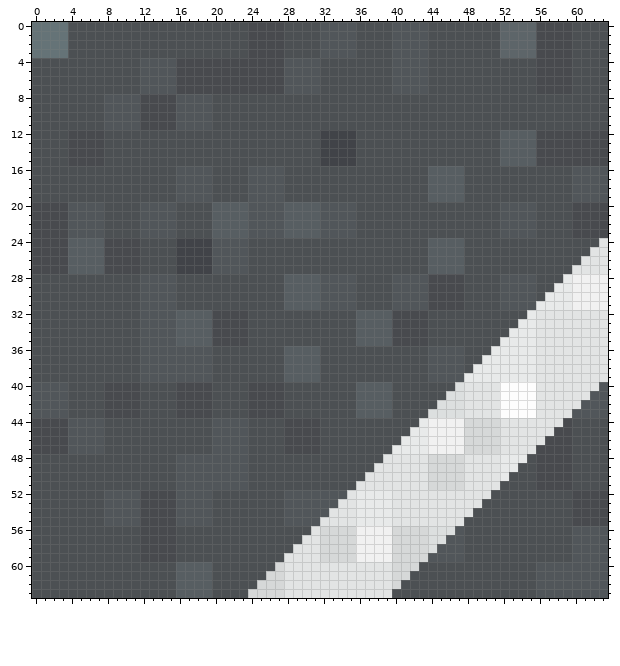
Pixel-art sprite, stored at RoadPackPlus/RoadPackPlus[RES]/textures/blocks/concrete_powder_gray_white_line_slanting_a.png. Above: the version before the commit.
The file is 64x64 pixels. Colours within 5 levels of each other are drawn and written as one.
Now the later version:
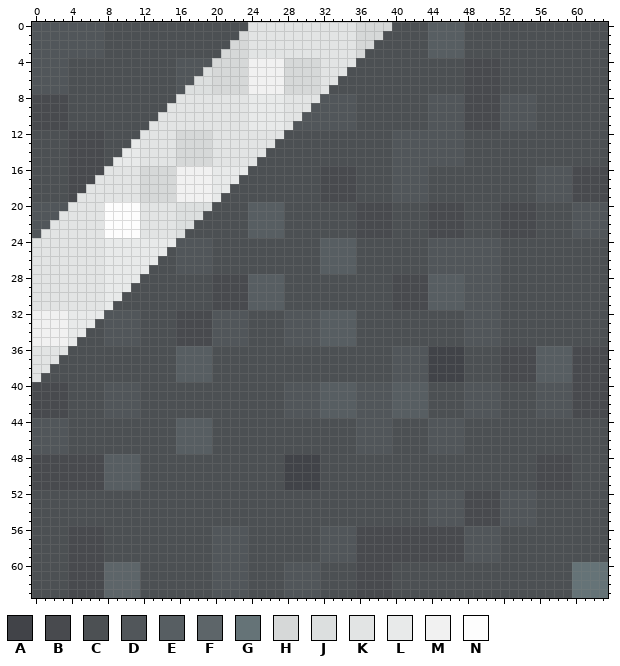
Palette (. is transparent): A #414348  B #484a4e  C #4c5053  D #51565a  E #575e62  F #5d6569  G #657377  H #d6d8d8  J #dcdfdf  K #e2e4e4  L #e8eaea  M #f1f1f1  N #fdfdfd
The exact change:
Changed rows in their new state; - is an unchanged pixel.
first column x 0:
 0 DDDDDDDD----------------KKKKKKKKKKKKHHHHCCCCEEEE----CCCCCCCC----
 1 DDDDDDDD---------------HKKKKKKKKKKKKHHH-CCCCEEEE----CCCCCCCC----
 2 DDDDDDDD--------------HHKKKKKKKKKKKKHH--CCCCEEEE----CCCCCCCC----
 3 DDDDDDDD-------------HHHKKKKKKKKKKKKH---CCCCEEEE----CCCCCCCC----
 4 DDDD--------CCCCDDDDHHHHMMMMHHHHKKKK----CCCC----BBBB----CCCC----
 5 DDDD--------CCCCDDDJHHHHMMMMHHHHKKK-----CCCC----BBBB----CCCC----
 6 DDDD--------CCCCDDJJHHHHMMMMHHHHKK------CCCC----BBBB----CCCC----
 7 DDDD--------CCCCDJJJHHHHMMMMHHHHK-------CCCC----BBBB----CCCC----
 8 BBBB----CCCCCCCCKKKKKKKKLLLLKKKKDDDD--------DDDDBBBBDDDD--------
 9 BBBB----CCCCCCCKKKKKKKKKLLLLKKKDDDDD--------DDDDBBBBDDDD--------
10 BBBB----CCCCCCKKKKKKKKKKLLLLKKDDDDDD--------DDDDBBBBDDDD--------
11 BBBB----CCCCCKKKKKKKKKKKLLLLKDDDDDDD--------DDDDBBBBDDDD--------
12 ------------KKKKHHHHKKKKKKKK----CCCC----DDDDDDDD----CCCCCCCCCCCC
13 -----------LKKKKHHHHKKKKKKK-----CCCC----DDDDDDDD----CCCCCCCCCCCC
14 ----------LLKKKKHHHHKKKKKK------CCCC----DDDDDDDD----CCCCCCCCCCCC
15 ---------LLLKKKKHHHHKKKKK-------CCCC----DDDDDDDD----CCCCCCCCCCCC
16 ----BBBBKKKKHHHHMMMMLLLLCCCC----BBBB----DDDDCCCC--------DDDDBBBB
17 ----BBBKKKKKHHHHMMMMLLL-CCCC----BBBB----DDDDCCCC--------DDDDBBBB
18 ----BBKKKKKKHHHHMMMMLL--CCCC----BBBB----DDDDCCCC--------DDDDBBBB
19 ----BKKKKKKKHHHHMMMML---CCCC----BBBB----DDDDCCCC--------DDDDBBBB
20 DDDDKKKKNNNNKKKKJJJJCCCCEEEECCCCCCCCBBBB----BBBB----BBBB----DDDD
21 DDDKKKKKNNNNKKKKJJJ-CCCCEEEECCCCCCCCBBBB----BBBB----BBBB----DDDD
22 DDKKKKKKNNNNKKKKJJ--CCCCEEEECCCCCCCCBBBB----BBBB----BBBB----DDDD
23 DKKKKKKKNNNNKKKKJ---CCCCEEEECCCCCCCCBBBB----BBBB----BBBB----DDDD
24 KKKKKKKKLLLLLLLLDDDDCCCC--------EEEE--------DDDDDDDD-----------C
25 KKKKKKKKLLLLLLL-DDDDCCCC--------EEEE--------DDDDDDDD----------CC
26 KKKKKKKKLLLLLL--DDDDCCCC--------EEEE--------DDDDDDDD---------CCC
27 KKKKKKKKLLLLL---DDDDCCCC--------EEEE--------DDDDDDDD--------CCCC
28 KKKKKKKKLLLLCCCC----BBBBEEEECCCCCCCC----BBBBEEEEDDDDCCCC---CCCCC
29 KKKKKKKKLLL-CCCC----BBBBEEEECCCCCCCC----BBBBEEEEDDDDCCCC--CCCCCC
30 KKKKKKKKLL--CCCC----BBBBEEEECCCCCCCC----BBBBEEEEDDDDCCCC-CCCCCCC
31 KKKKKKKKL---CCCC----BBBBEEEECCCCCCCC----BBBBEEEEDDDDCCCCCCCCCCCC
32 MMMMLLLLDDDDCCCCBBBBDDDD----DDDDEEEECCCCCCCC----DDDD---CCCCCCCCC
33 MMMMLLL-DDDDCCCCBBBBDDDD----DDDDEEEECCCCCCCC----DDDD--CCCCCCCCCC
34 MMMMLL--DDDDCCCCBBBBDDDD----DDDDEEEECCCCCCCC----DDDD-CCCCCCCCCCC
35 MMMML---DDDDCCCCBBBBDDDD----DDDDEEEECCCCCCCC----DDDDCCCCCCCCCCCC
36 KKKK--------CCCCEEEE--------CCCC--------DDDDAAAA---CBBBBEEEEBBBB
37 KKK---------CCCCEEEE--------CCCC--------DDDDAAAA--CCBBBBEEEEBBBB
38 KK----------CCCCEEEE--------CCCC--------DDDDAAAA-CCCBBBBEEEEBBBB
39 K-----------CCCCEEEE--------CCCC--------DDDDAAAACCCCBBBBEEEEBBBB
40 BBBB----DDDD----CCCC----CCCCDDDDEEEEDDDDEEEE---CDDDDCCCCDDDDBBBB
41 BBBB----DDDD----CCCC----CCCCDDDDEEEEDDDDEEEE--CCDDDDCCCCDDDDBBBB
42 BBBB----DDDD----CCCC----CCCCDDDDEEEEDDDDEEEE-CCCDDDDCCCCDDDDBBBB
43 BBBB----DDDD----CCCC----CCCCDDDDEEEEDDDDEEEECCCCDDDDCCCCDDDDBBBB
44 DDDDCCCC--------EEEECCCC----CCCC----DDDD---CDDDDCCCCCCCCCCCC----
45 DDDDCCCC--------EEEECCCC----CCCC----DDDD--CCDDDDCCCCCCCCCCCC----
46 DDDDCCCC--------EEEECCCC----CCCC----DDDD-CCCDDDDCCCCCCCCCCCC----
47 DDDDCCCC--------EEEECCCC----CCCC----DDDDCCCCDDDDCCCCCCCCCCCC----
48 BBBBBBBBEEEE----CCCCCCCC----AAAA-------CCCCCCCCCCCCCCCC---------
49 BBBBBBBBEEEE----CCCCCCCC----AAAA------CCCCCCCCCCCCCCCC----------
50 BBBBBBBBEEEE----CCCCCCCC----AAAA-----CCCCCCCCCCCCCCCC-----------
51 BBBBBBBBEEEE----CCCCCCCC----AAAA----CCCCCCCCCCCCCCCC------------
52 --------CCCCCCCCCCCC--------CCCCCCCCCCCCCCCCDDDDBBBBDDDD----CCCC
53 --------CCCCCCCCCCCC--------CCCCCCCCCCCCCCCCDDDDBBBBDDDD----CCCC
54 --------CCCCCCCCCCCC--------CCCCCCCCCCCCCCCCDDDDBBBBDDDD----CCCC
55 --------CCCCCCCCCCCC--------CCCCCCCCCCCCCCCCDDDDBBBBDDDD----CCCC
56 ----BBBB----CCCC----DDDD-------CDDDDBBBBBBBBBBBBDDDD--------CCCC
57 ----BBBB----CCCC----DDDD------CCDDDDBBBBBBBBBBBBDDDD--------CCCC
58 ----BBBB----CCCC----DDDD-----CCCDDDDBBBBBBBBBBBBDDDD--------CCCC
59 ----BBBB----CCCC----DDDD----CCCCDDDDBBBBBBBBBBBBDDDD--------CCCC
60 ----BBBBFFFF----CCCCDDDD---CDDDDCCCCBBBBCCC-------------CCCCGGGG
61 ----BBBBFFFF----CCCCDDDD--CCDDDDCCCCBBBBCC--------------CCCCGGGG
62 ----BBBBFFFF----CCCCDDDD-CCCDDDDCCCCBBBBC---------------CCCCGGGG
63 ----BBBBFFFF----CCCCDDDDCCCCDDDDCCCCBBBB----------------CCCCGGGG
Where, in picture pixels (left, top, right, bottom), the same in both pictures:
changed: (32, 22, 608, 598)
